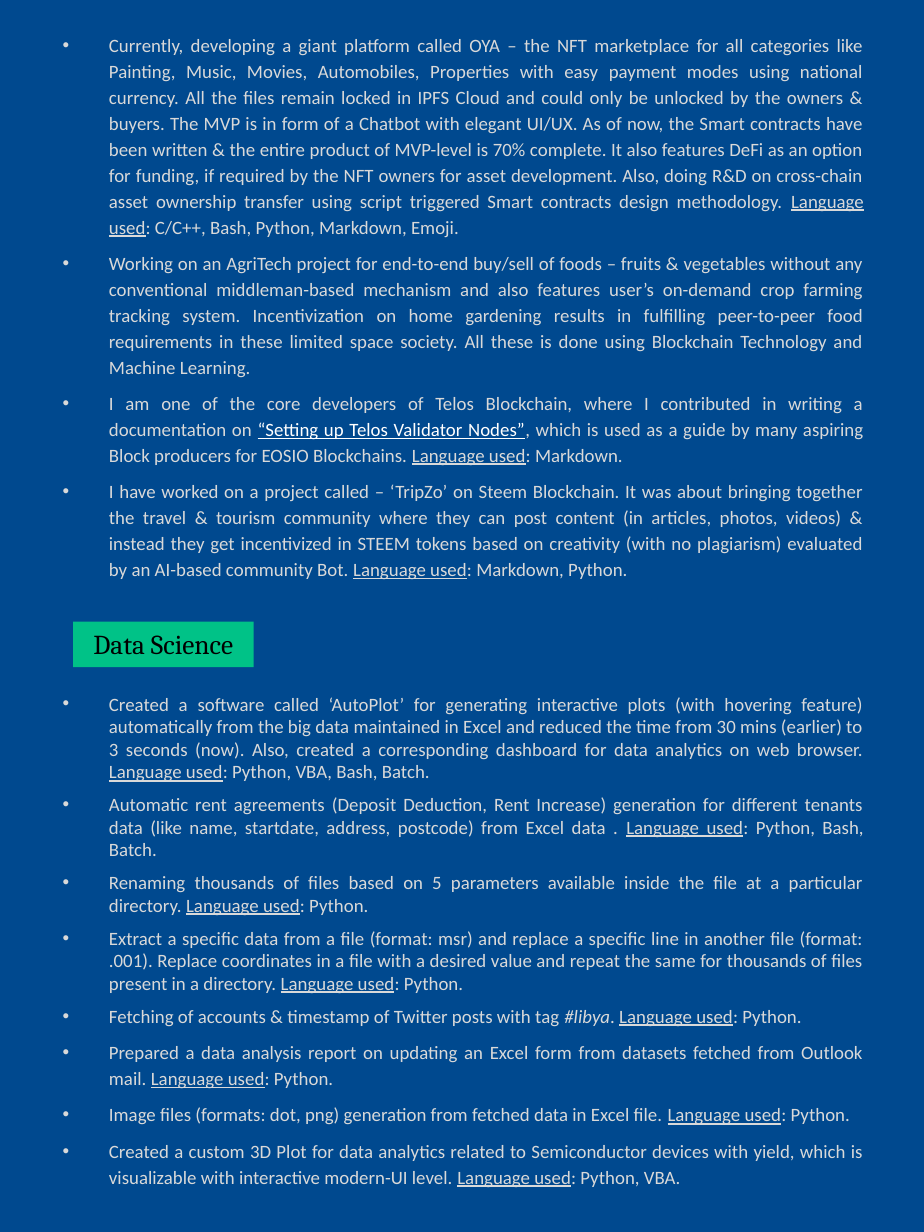
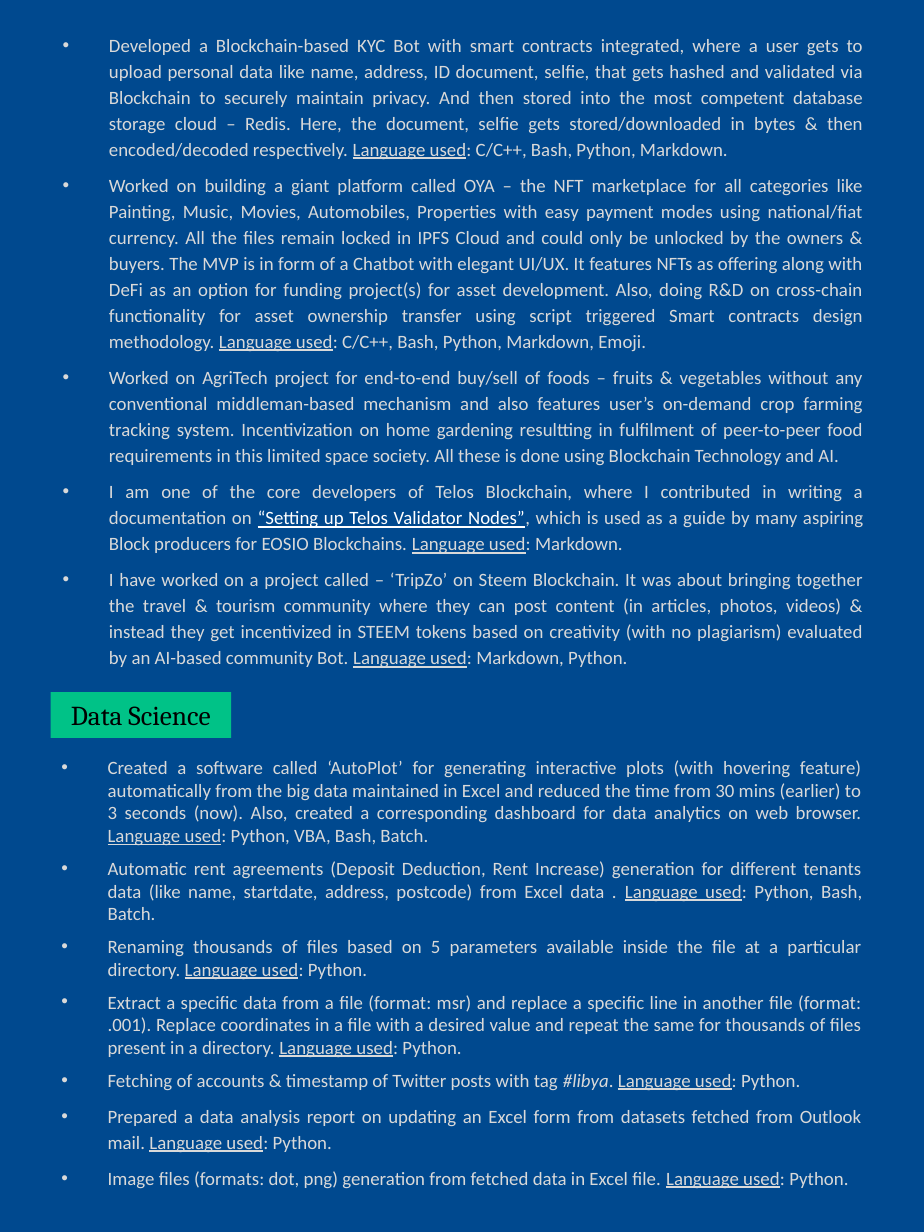
Before and after one commit to abhi3700/my_resume, a slide deck: slide 3 of my_resume.pptx. Drawn at 924x1232 pixels with LibreOffice and Linux fonts; fonts in the diff are those of the drawing. Boxes give left, top, right and bottom in pixels: in the first picture for what was removed or moved away, otherwise in the second. Text is boxed around its words. In the diff, an @@ line names an element or a change of style, - is before the commit and + after.

```diff
--- a/my_resume.pptx
+++ b/my_resume.pptx
@@ text at <box>109,39,863,466</box>: text changed @@
-• Currently, developing a giant platform called OYA – the NFT marketplace for all categories like Painting, Music, Movies, Automobiles, Properties with easy payment modes using national currency. All the files remain locked in IPFS Cloud and could only be unlocked by the owners & buyers. The MVP is in form of a Chatbot with elegant UI/UX. As of now, the Smart contracts have been written & the entire product of MVP-level is 70% complete. It also features DeFi as an option for funding, if required by the NFT owners for asset development. Also, doing R&D on cross-chain asset ownership transfer using script triggered Smart contracts design methodology. Language used: C/C++, Bash, Python, Markdown, Emoji.
-• Working on an AgriTech project for end-to-end buy/sell of foods – fruits & vegetables without any conventional middleman-based mechanism and also features user’s on-demand crop farming tracking system. Incentivization on home gardening results in fulfilling peer-to-peer food requirements in these limited space society. All these is done using Blockchain Technology and Machine Learning.
+• Developed a Blockchain-based KYC Bot with smart contracts integrated, where a user gets to upload personal data like name, address, ID document, selfie, that gets hashed and validated via Blockchain to securely maintain privacy. And then stored into the most competent database storage cloud – Redis. Here, the document, selfie gets stored/downloaded in bytes & then encoded/decoded respectively. Language used: C/C++, Bash, Python, Markdown.
+• Worked on building a giant platform called OYA – the NFT marketplace for all categories like Painting, Music, Movies, Automobiles, Properties with easy payment modes using national/fiat currency. All the files remain locked in IPFS Cloud and could only be unlocked by the owners & buyers. The MVP is in form of a Chatbot with elegant UI/UX. It features NFTs as offering along with DeFi as an option for funding project(s) for asset development. Also, doing R&D on cross-chain functionality for asset ownership transfer using script triggered Smart contracts design methodology. Language used: C/C++, Bash, Python, Markdown, Emoji.
+• Worked on AgriTech project for end-to-end buy/sell of foods – fruits & vegetables without any conventional middleman-based mechanism and also features user’s on-demand crop farming tracking system. Incentivization on home gardening resultting in fulfilment of peer-to-peer food requirements in this limited space society. All these is done using Blockchain Technology and AI.
@@ rectangle "Data Science": place and size @@
-rectangle "Data Science" at <box>73,622,254,668</box>
+rectangle "Data Science" at <box>51,692,232,738</box>
@@ text "Created a software called ‘AutoPlot’ ...": place and size @@
-text "Created a software called ‘AutoPlot’ ..." at <box>109,697,863,1188</box>
+text "Created a software called ‘AutoPlot’ ..." at <box>108,760,862,1189</box>
@@ text at <box>109,1145,863,1188</box>: paragraph removed @@
-• Created a custom 3D Plot for data analytics related to Semiconductor devices with yield, which is visualizable with interactive modern-UI level. Language used: Python, VBA.
```
Also in this commit, not shown: 3 other slides changed, 1 other file.
